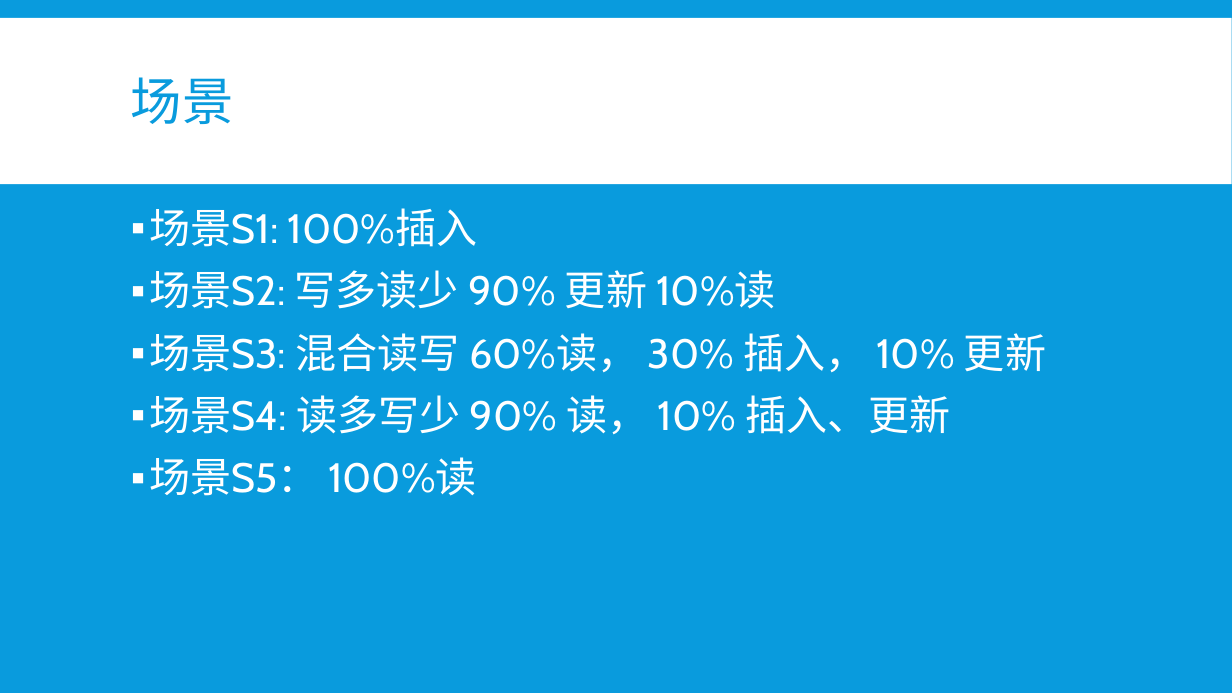
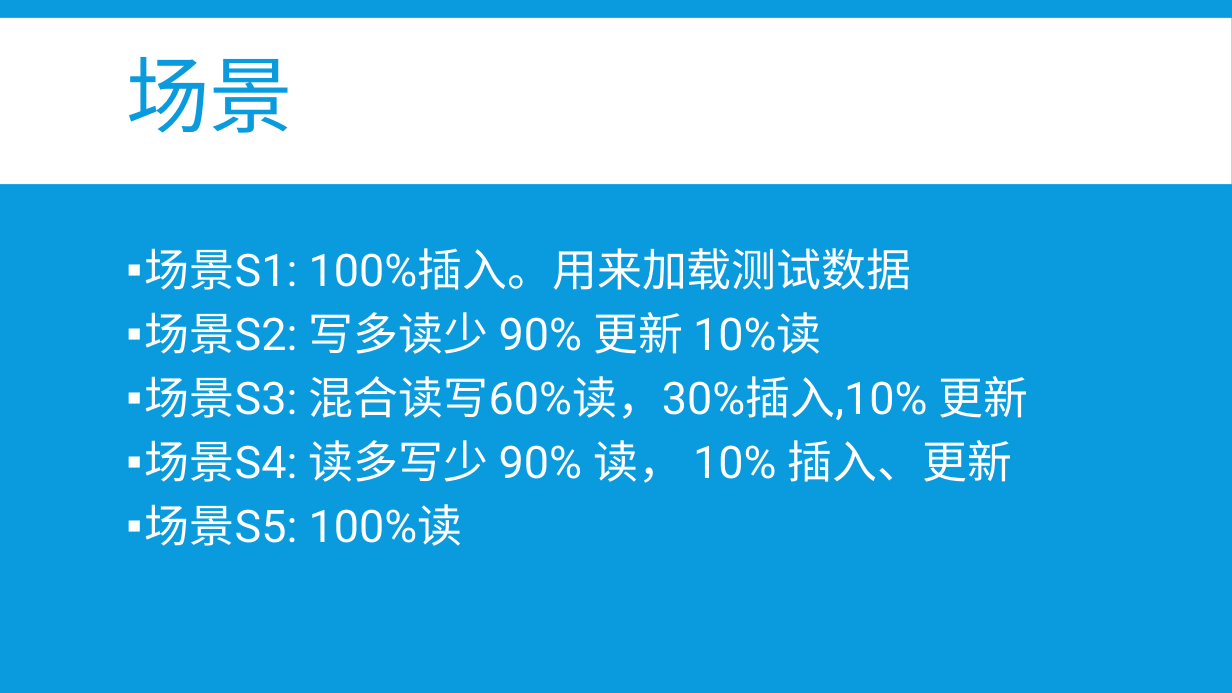
Before and after one commit to b4ubles/PCBNS, a slide deck: slide 11 of doc/NoSQL vs SQL.pptx. Drawn at 1232x693 pixels with LibreOffice and Linux fonts; fonts in the diff are those of the drawing. Boxes give left, top, right and bottom in pixels: in the first picture for what was removed or moved away, otherwise in the second. Text is boxed around its words. In the diff, an @@ line names an element or a change of style, - is before the commit and + after.

```diff
--- a/doc/NoSQL vs SQL.pptx
+++ b/doc/NoSQL vs SQL.pptx
@@ title "场景" at bbox=[126, 57, 293, 133]: size 40 to 65 pt, font Cabin to Roboto @@
@@ text "场景S1: 100%插入。用来加载测试数据": place and size @@
-text "场景S1: 100%插入。用来加载测试数据" at bbox=[149, 209, 1046, 496]
+text "场景S1: 100%插入。用来加载测试数据" at bbox=[145, 248, 1029, 546]
@@ text "场景S1: 100%插入。用来加载测试数据" at bbox=[145, 248, 1029, 546]: vertical alignment top to middle @@
@@ text at bbox=[145, 248, 912, 290]: text changed; size 32 to 35 pt; font Cabin to Roboto @@
-▪ 场景S1: 100%插入
+▪ 场景S1: 100%插入。用来加载测试数据
@@ text at bbox=[145, 312, 1013, 483]: size 32 to 35 pt, font Cabin to Roboto in "场景S2: 写多读少 90% 更新 10%读", "场景S4: 读多写少 90% 读， 10% 插入、更新"; less space between paragraphs @@
@@ text at bbox=[145, 376, 1029, 420]: text changed; size 32 to 35 pt; font Cabin to Roboto @@
-▪ 场景S3: 混合读写 60%读， 30% 插入， 10% 更新
+▪ 场景S3: 混合读写60%读，30%插入,10% 更新
@@ text at bbox=[145, 504, 463, 546]: text changed; size 32 to 35 pt; font Cabin to Roboto @@
-▪ 场景S5： 100%读
+▪ 场景S5: 100%读
```
Also in this commit, not shown: 26 other slides changed, 12 slides added, 3 slides removed.
